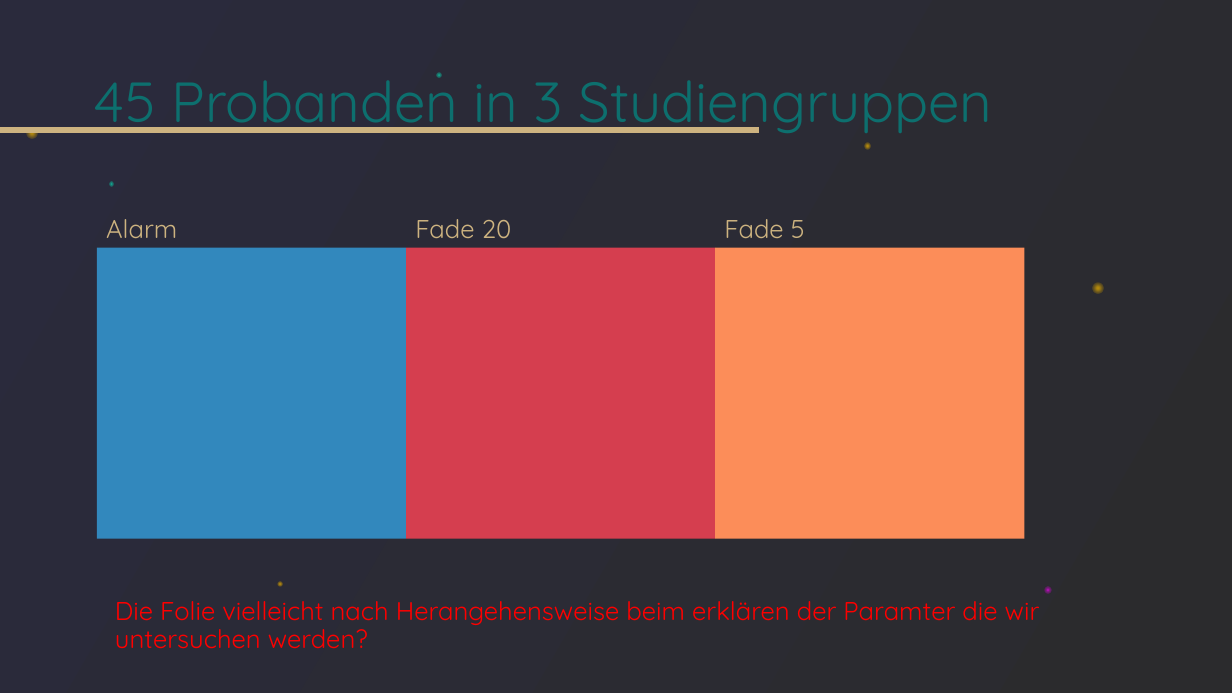
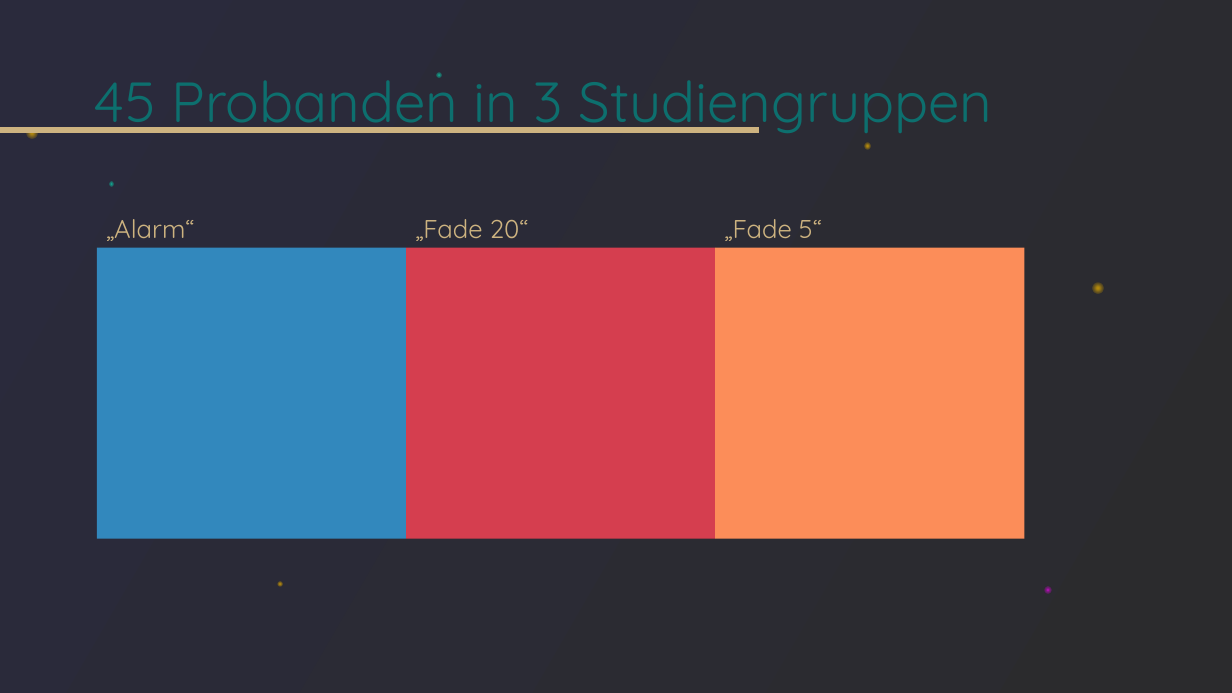
Before and after one commit to tlahmann/mci-af, a slide deck: slide 6 of presentation/Resync Studie.pptx (slide 10 before the commit). Drawn at 1232x693 pixels with LibreOffice and Linux fonts; fonts in the diff are those of the drawing. Boxes give left, top, right and bottom in pixels: in the first picture for what was removed or moved away, otherwise in the second. Text is boxed around its words. In the diff, an @@ line names an element or a change of style, - is before the commit and + after.

Commit message:
Präsi Motivation&Herangehensweise überarbeitet

```diff
--- a/presentation/Resync Studie.pptx
+++ b/presentation/Resync Studie.pptx
@@ text at (x1=106, y1=219, x2=194, y2=241): text changed @@
-Alarm
+„Alarm“
@@ text at (x1=415, y1=219, x2=529, y2=241): text changed @@
-Fade 20
+„Fade 20“
@@ text at (x1=724, y1=219, x2=822, y2=241): text changed @@
-Fade 5
+„Fade 5“
@@ text removed at (x1=115, y1=601, x2=1040, y2=649) @@
-Die Folie vielleicht nach Herangehensweise beim erklären der Paramter die wir untersuchen werden?
```
Also in this commit, not shown: 5 other slides changed, 1 slide added, 1 slide removed.
